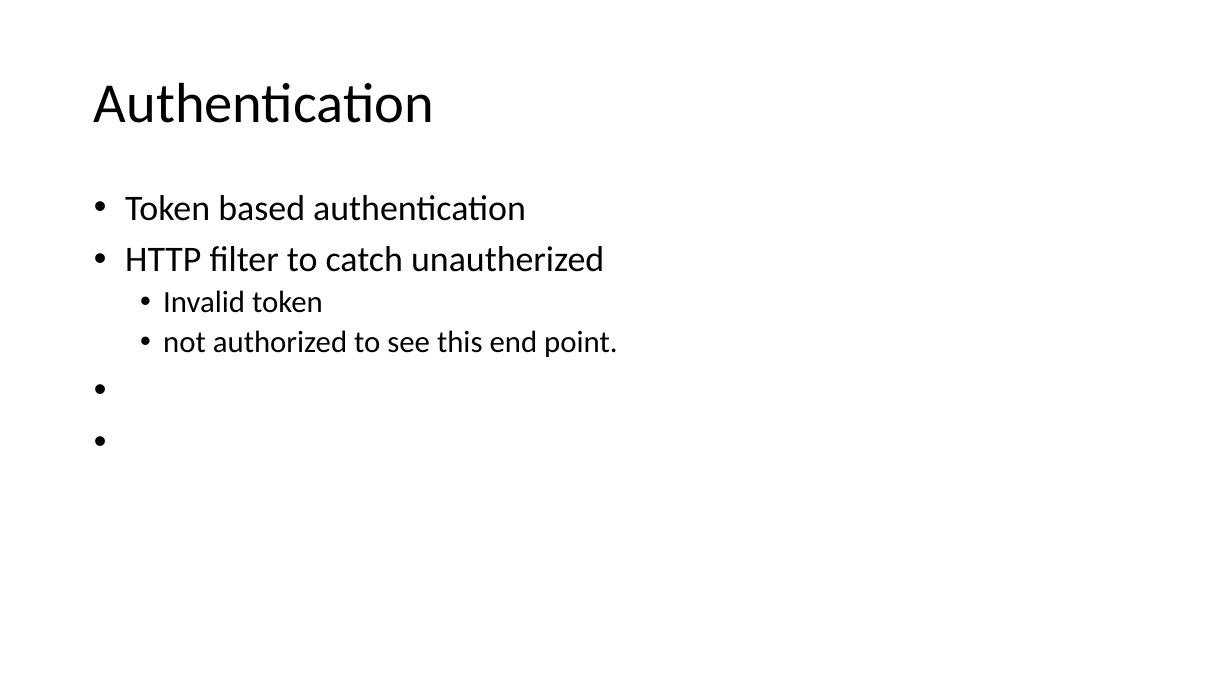
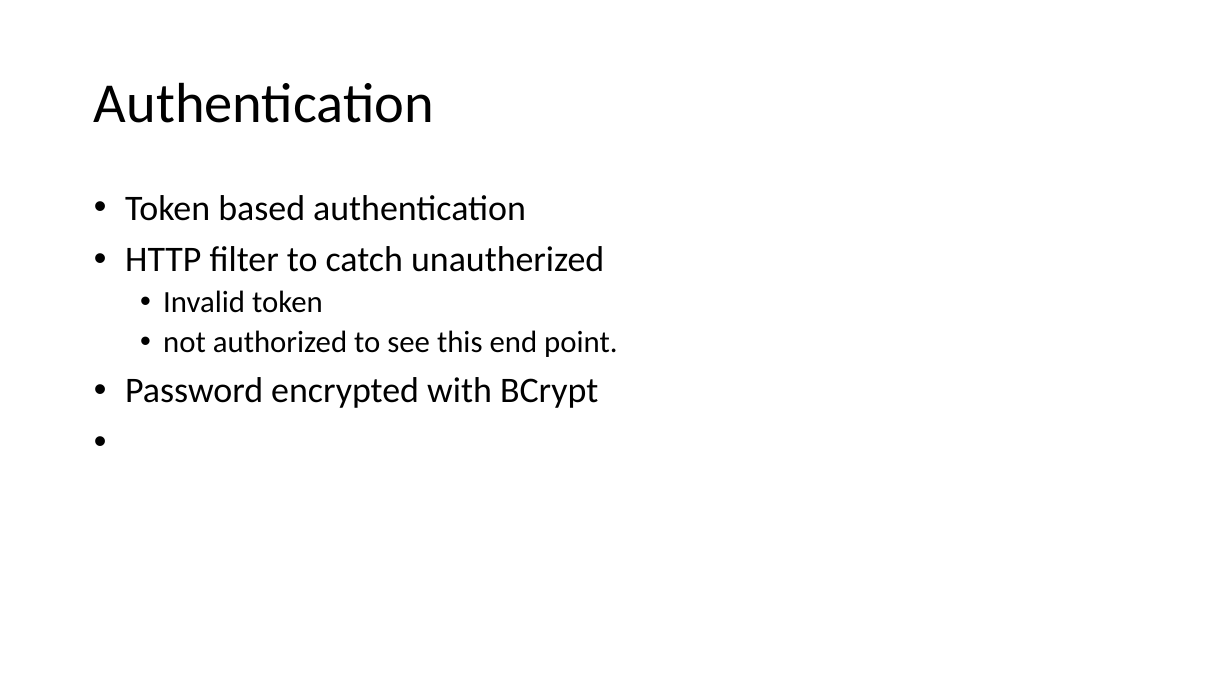
Before and after one commit to Jonrunar95/Calendar-HBV501, a slide deck: slide 8 of Presentation.pptx (slide 7 before the commit). Drawn at 1232x693 pixels with LibreOffice and Linux fonts; fonts in the diff are those of the drawing. Boxes give left, top, right and bottom in pixels: in the first picture for what was removed or moved away, otherwise in the second. Text is boxed around its words. In the diff, an @@ line names an element or a change of style, - is before the commit and + after.

```diff
--- a/Presentation.pptx
+++ b/Presentation.pptx
@@ text at (125, 377, 598, 408): paragraph added @@
+• Password encrypted with BCrypt
```
Also in this commit, not shown: 2 other slides changed, 2 slides added.
